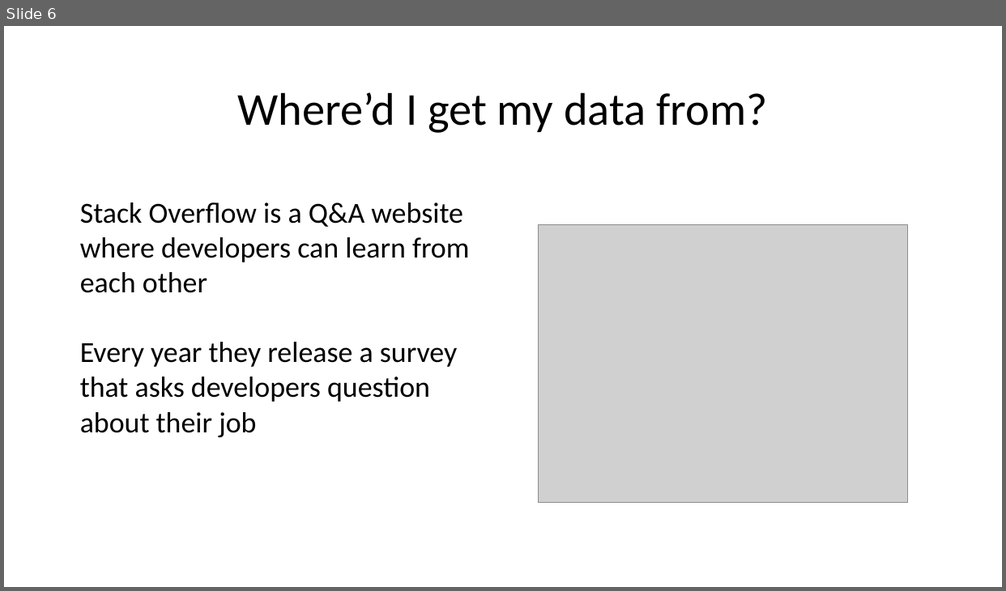
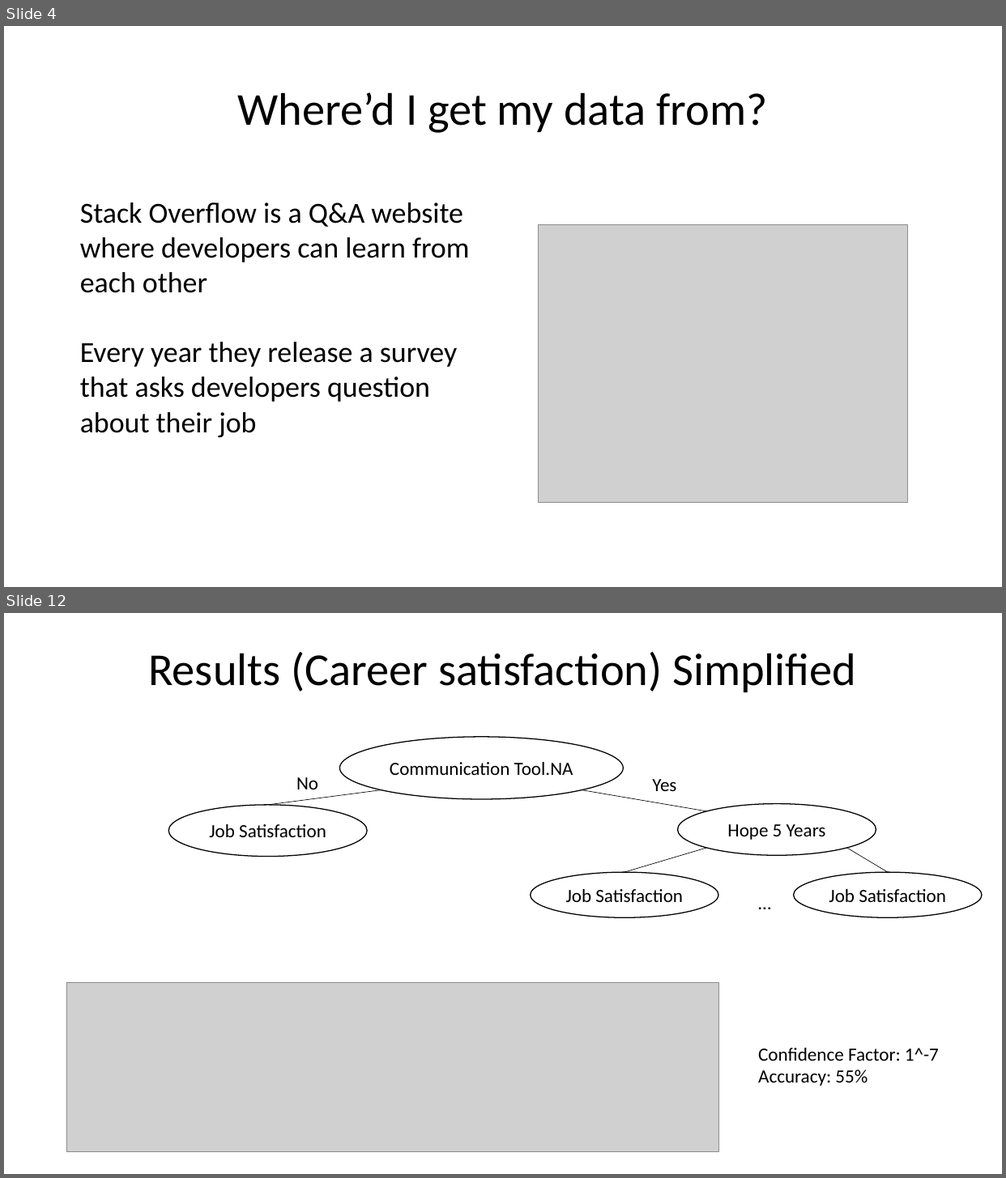
Before and after one commit to Iotaslair/DM-ML-Personal-Project, a slide deck: Presentations/For Me/Presentation.pptx. Shown one above the other, each under a label of ours: slide 6 before the commit, slides 4 and 12 after it; the slides between them are not shown. The pictures are 1006x591 and 1006x1178 pixels, drawn with LibreOffice and Linux fonts; fonts in the diff are those of the drawing; grey boxes stand for pictures. Boxes give left, top, right and bottom in pixels: in the first picture for what was removed or moved away, otherwise in the second. Text is boxed around its words. In the diff, an @@ line names an element or a change of style, - is before the commit and + after.

```diff
--- a/Presentations/For Me/Presentation.pptx
+++ b/Presentations/For Me/Presentation.pptx
@@ slide 12 added at <box>4,613,1002,1174</box>, background #FFFFFF @@
@@ title added at <box>148,652,856,692</box>, 44 pt, text #000000 @@
+Results (Career satisfaction) Simplified
@@ ellipse added at <box>340,736,624,798</box>, fill #FFFFFF, outline #000000 1 pt, 18 pt, text #000000 @@
+Communication Tool.NA
@@ text added at <box>296,777,318,790</box>, 18 pt, text #000000 @@
+No
@@ text added at <box>652,779,676,791</box>, 18 pt, text #000000 @@
+Yes
@@ ellipse added at <box>168,805,367,856</box>, fill #FFFFFF, outline #000000 1 pt, 18 pt, text #000000 @@
+Job Satisfaction
@@ line added from (381, 790) to (268, 805), #000000 0.5 pt @@
@@ line added from (582, 790) to (707, 811), #000000 0.5 pt @@
@@ ellipse added at <box>678,804,876,855</box>, fill #FFFFFF, outline #000000 1 pt, 18 pt, text #000000 @@
+Hope 5 Years
@@ line added from (707, 848) to (624, 872), #000000 0.5 pt @@
@@ line added from (847, 848) to (889, 872), #000000 0.5 pt @@
@@ ellipse added at <box>530,872,718,918</box>, fill #FFFFFF, outline #000000 1 pt, 18 pt, text #000000 @@
+Job Satisfaction
@@ ellipse added at <box>794,872,982,918</box>, fill #FFFFFF, outline #000000 1 pt, 18 pt, text #000000 @@
+Job Satisfaction
@@ text added at <box>751,888,784,918</box>, 18 pt, text #000000 @@
+…
@@ picture added at <box>67,983,719,1152</box> @@
@@ text added at <box>758,1048,939,1086</box>, 18 pt, text #000000 @@
+Confidence Factor: 1^-7
+Accuracy: 55%
@@ what was slide 6 is now slide 4 @@
```
Also in this commit, not shown: 6 slides changed, 8 other slides added, 10 slides removed, 4 other files.
